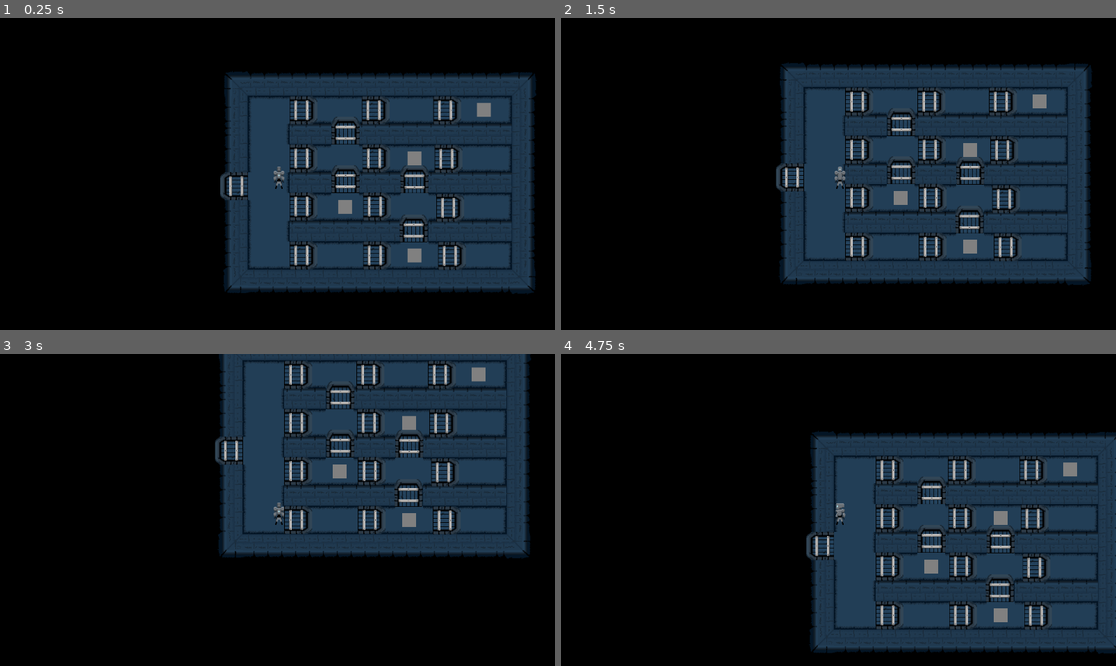
Above: before the commit, frames 1-4 (two rows, left to right).
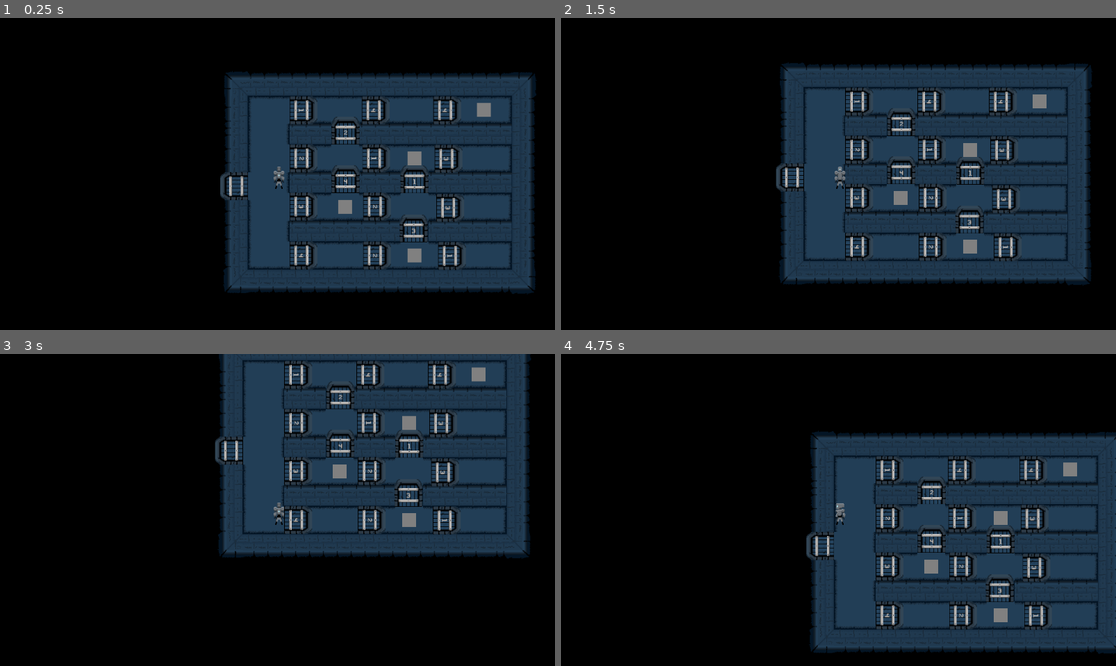
Above: after the commit, the same moments.

Repository: Rodinez/Mental_Mesh
Game: Godot game, scene res://Scenes/fase_2.tscn
Two runs of this game, one before a commit and one after it. Both use one fixed random seed, a clock stepped at 60 frames per second and the inputs below. This scene is started directly instead of the project's main scene.
Inputs:
- Up to frame 1 (0.25 s): no input
- Up to frame 2 (1.5 s): tap Enter at 0.5 s; hold D (move_right) 0.53-1.28 s; tap Q (change) at 0.6, 1.35 s; hold S (move_down) from 1.28 s (still down)
- Up to frame 3 (3 s): release S (move_down) at 2.03 s; hold D (move_right) 2.03-2.78 s; tap E (interact) at 2.1 s; tap Q (change) at 2.3, 2.85 s; tap Space at 2.75 s; hold W (move_up) from 2.78 s (still down)
- Up to frame 4 (4.75 s): release W (move_up) at 3.53 s; hold A (move_left) from 3.53 s (still down); tap Q (change) at 3.6, 4.55 s; tap E (interact) at 4.35 s

The runs differ from the first frame. In frame 1, 0.1% of the frame differs, in the area x 53-82%, y 28-77%; in frame 2, 0.1%; in frame 3, 0.1%, in the area x 52-81%, y 6-54%; in frame 4, 0.1%.

Commit message:
tween e fase 2 arrumados

Diff:
--- /dev/null
+++ b/Scenes/door1_fase2.tscn
@@ -0,0 +1,38 @@
+[gd_scene load_steps=5 format=3 uid="uid://dbwddd7368ydk"]
+
+[ext_resource type="Texture2D" uid="uid://cgq20d3tgjrt6" path="res://sprites/interativos/porta_aberta.png" id="2_xxy4r"]
+[ext_resource type="Texture2D" uid="uid://dnq47vnciq40l" path="res://sprites/interativos/porta1-fase2.png" id="3_jh6xp"]
+
+[sub_resource type="SpriteFrames" id="SpriteFrames_tf75r"]
+animations = [{
+"frames": [{
+"duration": 1.0,
+"texture": ExtResource("2_xxy4r")
+}],
+"loop": true,
+"name": &"aberta",
+"speed": 5.0
+}, {
+"frames": [{
+"duration": 1.0,
+"texture": ExtResource("3_jh6xp")
+}],
+"loop": true,
+"name": &"default",
+"speed": 5.0
+}]
+
+[sub_resource type="RectangleShape2D" id="RectangleShape2D_4gdqn"]
+size = Vector2(46.5, 51)
+
+[node name="Node2D" type="RigidBody2D"]
+gravity_scale = 0.0
+
+[node name="AnimatedSprite2D" type="AnimatedSprite2D" parent="."]
+scale = Vector2(1.35, 1.05)
+sprite_frames = SubResource("SpriteFrames_tf75r")
+
+[node name="CollisionShape2D" type="CollisionShape2D" parent="."]
+position = Vector2(-2.44349e-05, 10.25)
+rotation = 1.5708
+shape = SubResource("RectangleShape2D_4gdqn")
--- /dev/null
+++ b/Scenes/door2_fase2.tscn
@@ -0,0 +1,38 @@
+[gd_scene load_steps=5 format=3 uid="uid://vydiw5vmpmsx"]
+
+[ext_resource type="Texture2D" uid="uid://by300osh2k1ko" path="res://sprites/interativos/porta2-fase2.png" id="2_bxx1d"]
+[ext_resource type="Texture2D" uid="uid://cgq20d3tgjrt6" path="res://sprites/interativos/porta_aberta.png" id="2_xxy4r"]
+
+[sub_resource type="SpriteFrames" id="SpriteFrames_tf75r"]
+animations = [{
+"frames": [{
+"duration": 1.0,
+"texture": ExtResource("2_xxy4r")
+}],
+"loop": true,
+"name": &"aberta",
+"speed": 5.0
+}, {
+"frames": [{
+"duration": 1.0,
+"texture": ExtResource("2_bxx1d")
+}],
+"loop": true,
+"name": &"default",
+"speed": 5.0
+}]
+
+[sub_resource type="RectangleShape2D" id="RectangleShape2D_4gdqn"]
+size = Vector2(46.5, 51)
+
+[node name="Node2D" type="RigidBody2D"]
+gravity_scale = 0.0
+
+[node name="AnimatedSprite2D" type="AnimatedSprite2D" parent="."]
+scale = Vector2(1.35, 1.05)
+sprite_frames = SubResource("SpriteFrames_tf75r")
+
+[node name="CollisionShape2D" type="CollisionShape2D" parent="."]
+position = Vector2(-2.44349e-05, 10.25)
+rotation = 1.5708
+shape = SubResource("RectangleShape2D_4gdqn")
--- /dev/null
+++ b/Scenes/door3_fase2.tscn
@@ -0,0 +1,38 @@
+[gd_scene load_steps=5 format=3 uid="uid://ue7dvtfasne7"]
+
+[ext_resource type="Texture2D" uid="uid://cckxcqyp5uaq" path="res://sprites/interativos/porta3-fase2.png" id="2_bvvkh"]
+[ext_resource type="Texture2D" uid="uid://cgq20d3tgjrt6" path="res://sprites/interativos/porta_aberta.png" id="2_xxy4r"]
+
+[sub_resource type="SpriteFrames" id="SpriteFrames_tf75r"]
+animations = [{
+"frames": [{
+"duration": 1.0,
+"texture": ExtResource("2_xxy4r")
+}],
+"loop": true,
+"name": &"aberta",
+"speed": 5.0
+}, {
+"frames": [{
+"duration": 1.0,
+"texture": ExtResource("2_bvvkh")
+}],
+"loop": true,
+"name": &"default",
+"speed": 5.0
+}]
+
+[sub_resource type="RectangleShape2D" id="RectangleShape2D_4gdqn"]
+size = Vector2(46.5, 51)
+
+[node name="Node2D" type="RigidBody2D"]
+gravity_scale = 0.0
+
+[node name="AnimatedSprite2D" type="AnimatedSprite2D" parent="."]
+scale = Vector2(1.35, 1.05)
+sprite_frames = SubResource("SpriteFrames_tf75r")
+
+[node name="CollisionShape2D" type="CollisionShape2D" parent="."]
+position = Vector2(-2.44349e-05, 10.25)
+rotation = 1.5708
+shape = SubResource("RectangleShape2D_4gdqn")
--- /dev/null
+++ b/Scenes/door4_fase2.tscn
@@ -0,0 +1,38 @@
+[gd_scene load_steps=5 format=3 uid="uid://cw5bpmq6hopys"]
+
+[ext_resource type="Texture2D" uid="uid://tbrte62dj1tg" path="res://sprites/interativos/porta4-fase2.png" id="2_0uc7j"]
+[ext_resource type="Texture2D" uid="uid://cgq20d3tgjrt6" path="res://sprites/interativos/porta_aberta.png" id="2_xxy4r"]
+
+[sub_resource type="SpriteFrames" id="SpriteFrames_tf75r"]
+animations = [{
+"frames": [{
+"duration": 1.0,
+"texture": ExtResource("2_xxy4r")
+}],
+"loop": true,
+"name": &"aberta",
+"speed": 5.0
+}, {
+"frames": [{
+"duration": 1.0,
+"texture": ExtResource("2_0uc7j")
+}],
+"loop": true,
+"name": &"default",
+"speed": 5.0
+}]
+
+[sub_resource type="RectangleShape2D" id="RectangleShape2D_4gdqn"]
+size = Vector2(46.5, 51)
+
+[node name="Node2D" type="RigidBody2D"]
+gravity_scale = 0.0
+
+[node name="AnimatedSprite2D" type="AnimatedSprite2D" parent="."]
+scale = Vector2(1.35, 1.05)
+sprite_frames = SubResource("SpriteFrames_tf75r")
+
+[node name="CollisionShape2D" type="CollisionShape2D" parent="."]
+position = Vector2(-2.44349e-05, 10.25)
+rotation = 1.5708
+shape = SubResource("RectangleShape2D_4gdqn")
--- a/Scenes/fase_2.tscn
+++ b/Scenes/fase_2.tscn
@@ -1,6 +1,7 @@
-[gd_scene load_steps=22 format=3 uid="uid://hbj17htdb4l7"]
+[gd_scene load_steps=26 format=3 uid="uid://hbj17htdb4l7"]
 
 [ext_resource type="Script" path="res://scripts/fase_2.gd" id="1_kct2v"]
+[ext_resource type="PackedScene" uid="uid://dbwddd7368ydk" path="res://Scenes/door1_fase2.tscn" id="2_8gjji"]
 [ext_resource type="PackedScene" uid="uid://chv4a2ho4hnwf" path="res://Scenes/player_1.tscn" id="2_lhym8"]
 [ext_resource type="PackedScene" uid="uid://bkq5dh3k3rwat" path="res://Scenes/trapdor.tscn" id="2_spo78"]
 [ext_resource type="PackedScene" uid="uid://c31h4mmolm8en" path="res://Scenes/door.tscn" id="2_vp1or"]
@@ -14,6 +15,9 @@
 [ext_resource type="Script" path="res://scripts/lever1_fase2gd.gd" id="10_32njj"]
 [ext_resource type="Script" path="res://scripts/lever4_fase2.gd" id="11_b1qpu"]
 [ext_resource type="PackedScene" uid="uid://d3gkqyeu02yaa" path="res://Scenes/placa.tscn" id="14_od6wg"]
+[ext_resource type="PackedScene" uid="uid://vydiw5vmpmsx" path="res://Scenes/door2_fase2.tscn" id="16_8bmt6"]
+[ext_resource type="PackedScene" uid="uid://cw5bpmq6hopys" path="res://Scenes/door4_fase2.tscn" id="17_e7gr2"]
+[ext_resource type="PackedScene" uid="uid://ue7dvtfasne7" path="res://Scenes/door3_fase2.tscn" id="17_r5u2f"]
 
 [sub_resource type="TileSetAtlasSource" id="TileSetAtlasSource_8m42y"]
 texture = ExtResource("2_ybqn6")
@@ -311,81 +315,65 @@
 gravity_scale = 0.0
 script = ExtResource("11_b1qpu")
 
-[node name="door1" parent="." instance=ExtResource("2_vp1or")]
+[node name="door1" parent="." instance=ExtResource("2_8gjji")]
 position = Vector2(177.5, 49)
 rotation = 1.5708
-script = null
-
-[node name="door2" parent="." instance=ExtResource("2_vp1or")]
+
+[node name="door2" parent="." instance=ExtResource("16_8bmt6")]
 position = Vector2(177.5, 160)
 rotation = 1.5708
-script = null
-
-[node name="door3" parent="." instance=ExtResource("2_vp1or")]
+
+[node name="door3" parent="." instance=ExtResource("17_r5u2f")]
 position = Vector2(177.5, 271)
 rotation = 1.5708
-script = null
-
-[node name="door4" parent="." instance=ExtResource("2_vp1or")]
+
+[node name="door4" parent="." instance=ExtResource("17_e7gr2")]
 position = Vector2(177.5, 384)
 rotation = 1.5708
-script = null
-
-[node name="door5" parent="." instance=ExtResource("2_vp1or")]
+
+[node name="door5" parent="." instance=ExtResource("16_8bmt6")]
 position = Vector2(273, 94.5)
-script = null
-
-[node name="door6" parent="." instance=ExtResource("2_vp1or")]
+
+[node name="door6" parent="." instance=ExtResource("17_e7gr2")]
 position = Vector2(273, 206)
-script = null
-
-[node name="door7" parent="." instance=ExtResource("2_vp1or")]
+
+[node name="door7" parent="." instance=ExtResource("17_e7gr2")]
 position = Vector2(344, 49)
 rotation = 1.5708
-script = null
-
-[node name="door8" parent="." instance=ExtResource("2_vp1or")]
+
+[node name="door8" parent="." instance=ExtResource("17_e7gr2")]
 position = Vector2(509, 49)
 rotation = 1.5708
-script = null
-
-[node name="door9" parent="." instance=ExtResource("2_vp1or")]
+
+[node name="door9" parent="." instance=ExtResource("2_8gjji")]
 position = Vector2(432, 207)
-script = null
-
-[node name="door10" parent="." instance=ExtResource("2_vp1or")]
+
+[node name="door10" parent="." instance=ExtResource("2_8gjji")]
+position = Vector2(520, 385)
+rotation = 1.5708
+
+[node name="door11" parent="." instance=ExtResource("17_r5u2f")]
+position = Vector2(512, 161)
+rotation = 1.5708
+
+[node name="door12" parent="." instance=ExtResource("16_8bmt6")]
+position = Vector2(347, 271)
+rotation = 1.5708
+
+[node name="door13" parent="." instance=ExtResource("16_8bmt6")]
+position = Vector2(347, 384)
+rotation = 1.5708
+
+[node name="door14" parent="." instance=ExtResource("2_8gjji")]
 position = Vector2(345, 160)
 rotation = 1.5708
-script = null
-
-[node name="door11" parent="." instance=ExtResource("2_vp1or")]
-position = Vector2(512, 161)
-rotation = 1.5708
-script = null
-
-[node name="door12" parent="." instance=ExtResource("2_vp1or")]
-position = Vector2(347, 271)
-rotation = 1.5708
-script = null
-
-[node name="door13" parent="." instance=ExtResource("2_vp1or")]
-position = Vector2(347, 384)
-rotation = 1.5708
-script = null
-
-[node name="door14" parent="." instance=ExtResource("2_vp1or")]
-position = Vector2(520, 385)
-rotation = 1.5708
-script = null
-
-[node name="door15" parent="." instance=ExtResource("2_vp1or")]
+
+[node name="door15" parent="." instance=ExtResource("17_r5u2f")]
 position = Vector2(516, 274)
 rotation = 1.5708
-script = null
-
-[node name="door16" parent="." instance=ExtResource("2_vp1or")]
+
+[node name="door16" parent="." instance=ExtResource("17_r5u2f")]
 position = Vector2(430, 320)
-script = null
 
 [node name="Area2D" type="Area2D" parent="."]
 
--- a/scripts/fase_1.gd
+++ b/scripts/fase_1.gd
@@ -1,14 +1,11 @@
 extends Node2D
 
-
-# Called when the node enters the scene tree for the first time.
 func _ready():
 	Global.player_paper = 2
 	Global.player_door = 1
 	Global.leave = [0, 0]
 	Global.fase = 1
 
-# Called every frame. 'delta' is the elapsed time since the previous frame.
 func _process(_delta):
 	if Global.opened_doors[0]:
 		$TileMap.set_layer_enabled(1,true)
--- a/scripts/fase_2.gd
+++ b/scripts/fase_2.gd
@@ -1,6 +1,8 @@
 extends Node2D
 
 var current_doors = 0
+var be_tween = false
+var try = 0
 
 # Called when the node enters the scene tree for the first time.
 func _ready():
@@ -155,6 +157,9 @@
 		get_tree().reload_current_scene()
 	match Global.password:
 		1:
+			if try != Global.password:
+				try = Global.password
+				Global.tween = 1
 			for i in range(1, 17):
 				var door_path = "door" + str(i)
 				var door = get_node_or_null(door_path)
@@ -171,6 +176,9 @@
 						sprite.play("aberta")
 						collision_shape.disabled = true
 		2:
+			if try != Global.password:
+				try = Global.password
+				Global.tween = 1
 			for i in range(1, 17):
 				var door_path = "door" + str(i)
 				var door = get_node_or_null(door_path)
@@ -187,6 +195,9 @@
 						sprite.play("aberta")
 						collision_shape.disabled = true
 		3:
+			if try != Global.password:
+				try = Global.password
+				Global.tween = 1
 			for i in range(1, 17):
 				var door_path = "door" + str(i)
 				var door = get_node_or_null(door_path)
@@ -203,6 +214,9 @@
 						sprite.play("aberta")
 						collision_shape.disabled = true
 		4:
+			if try != Global.password:
+				try = Global.password
+				Global.tween = 1
 			for i in range(1, 17):
 				var door_path = "door" + str(i)
 				var door = get_node_or_null(door_path)
@@ -224,6 +238,9 @@
 	if Global.opened_doors[1]:
 		$TileMap.set_layer_enabled(2,true)
 		$trapdoor_p2.visible = true
+	if Global.opened_doors[0] and Global.opened_doors[1] and not be_tween:
+		be_tween = true
+		Global.tween = 1
 	if Global.leave[0] == 1:
 		Global.player_now = 2
 		$P1/Camera2D.enabled = false
--- a/scripts/fase_3.gd
+++ b/scripts/fase_3.gd
@@ -3,7 +3,7 @@
 var lost = false
 var paper_read = [false,false,false,false,false]
 var floor_passed = [false,false,false,false,false,false,false,false,false,false,false,false,false,false,false,false,false,false,false]
-
+var be_tween = false
 
 func _ready():
 	Global.fase = 3
@@ -71,6 +71,9 @@
 	if Global.opened_doors[1]:
 		$TileMap.set_layer_enabled(2,true)
 		$trapdoor_p2.visible = true
+	if Global.opened_doors[0] and Global.opened_doors[1] and not be_tween:
+		be_tween = true
+		Global.tween = 1
 	if Global.leave[0] == 1:
 		Global.player_now = 2
 		$P1/Camera2D.enabled = false
Binary file added: sprites/interativos/porta1-fase2.png
Not shown, added: sprites/interativos/porta1-fase2.png.import
Binary file added: sprites/interativos/porta2-fase2.png
Not shown, added: sprites/interativos/porta2-fase2.png.import
Binary file added: sprites/interativos/porta3-fase2.png
Not shown, added: sprites/interativos/porta3-fase2.png.import
Binary file added: sprites/interativos/porta4-fase2.png
Not shown, added: sprites/interativos/porta4-fase2.png.import
